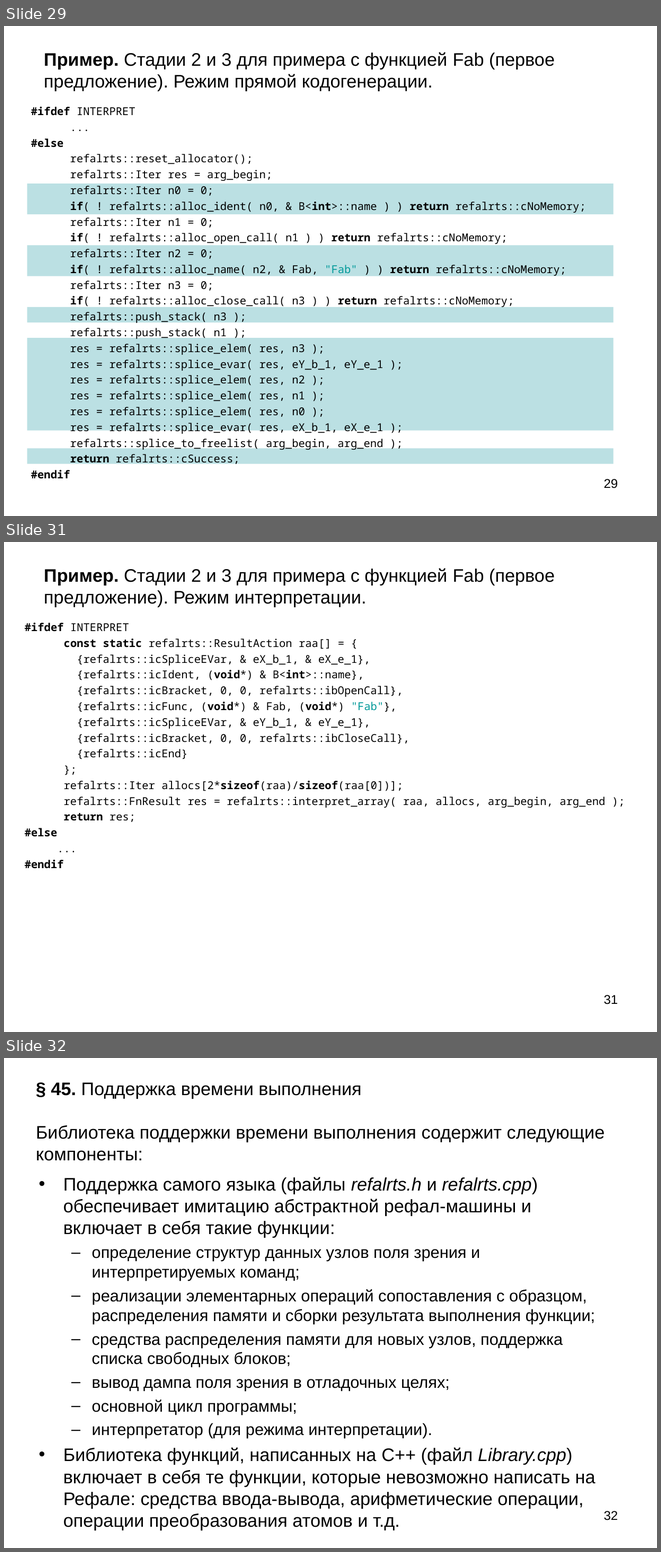
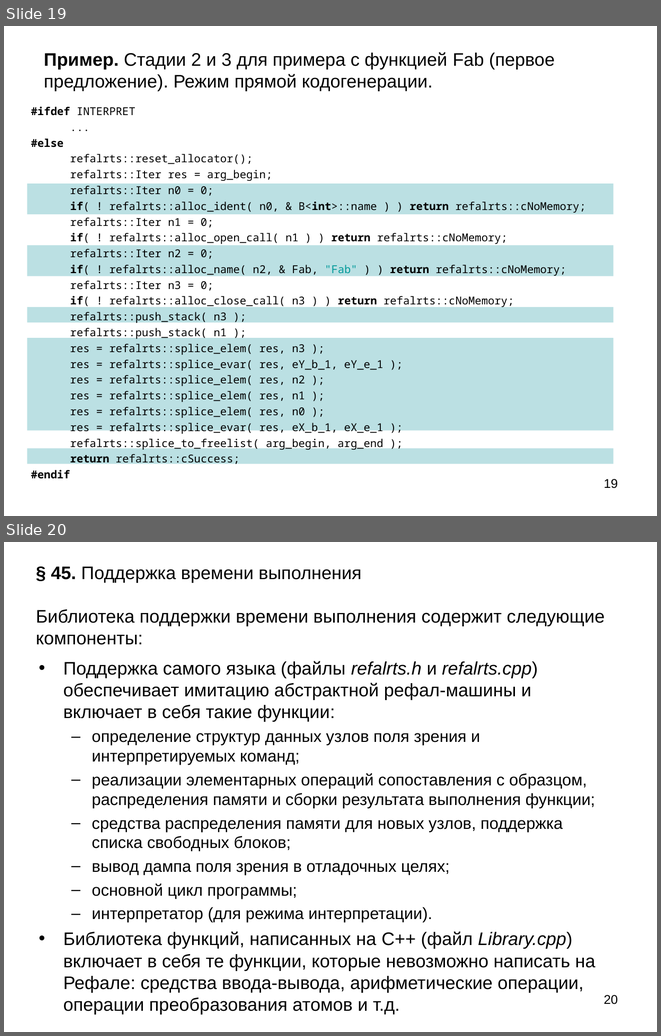
Before and after one commit to Mazdaywik/Refal-05, a slide deck: doc/Компилятор Простого Рефала.ppt. Shown one above the other, each under a label of ours: slides 29, 31 and 32 before the commit, slides 19 and 20 after it; the slides between them are not shown. The pictures are 661x1552 and 661x1036 pixels, drawn with LibreOffice and Linux fonts; fonts in the diff are those of the drawing. Boxes give left, top, right and bottom in pixels: in the first picture for what was removed or moved away, otherwise in the second. Text is boxed around its words. In the diff, an @@ line names an element or a change of style, - is before the commit and + after.

```diff
--- a/doc/Компилятор Простого Рефала.ppt
+++ b/doc/Компилятор Простого Рефала.ppt
@@ slide 31 removed at bbox=[4, 542, 657, 1032], background #FFFFFF @@
@@ text removed at bbox=[44, 568, 555, 607] @@
-Пример. Стадии 2 и 3 для примера с функцией Fab (первое предложение). Режим интерпретации.
@@ text removed at bbox=[25, 623, 605, 868] @@
-#ifdef INTERPRET
-const static refalrts::ResultAction raa[] = {
-{refalrts::icSpliceEVar, & eX_b_1, & eX_e_1},
-{refalrts::icIdent, (void*) & B<int>::name},
-{refalrts::icBracket, 0, 0, refalrts::ibOpenCall},
-{refalrts::icFunc, (void*) & Fab, (void*) "Fab"},
-{refalrts::icSpliceEVar, & eY_b_1, & eY_e_1},
-{refalrts::icBracket, 0, 0, refalrts::ibCloseCall},
-{refalrts::icEnd}
-};
-refalrts::Iter allocs[2*sizeof(raa)/sizeof(raa[0])];
-refalrts::FnResult res = refalrts::interpret_array( raa, allocs, arg_begin, arg_end );
-return res;
-#else
-...
-#endif
@@ page number removed at bbox=[604, 995, 618, 1004] @@
-31
@@ what was slide 29 is now slide 19 @@
@@ page number at bbox=[604, 479, 618, 488]: text changed @@
-29
+19
@@ what was slide 32 is now slide 20 @@
@@ page number at bbox=[604, 995, 618, 1004]: text changed @@
-32
+20
```
Also in this commit, not shown: 1 slide changed, 13 other slides removed.
